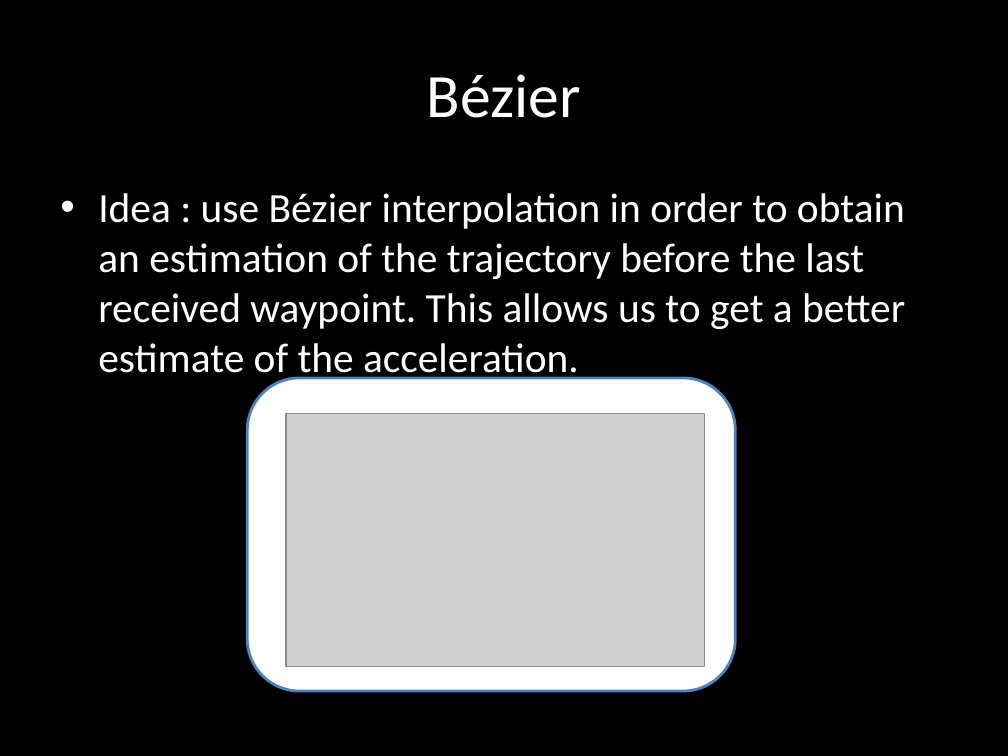
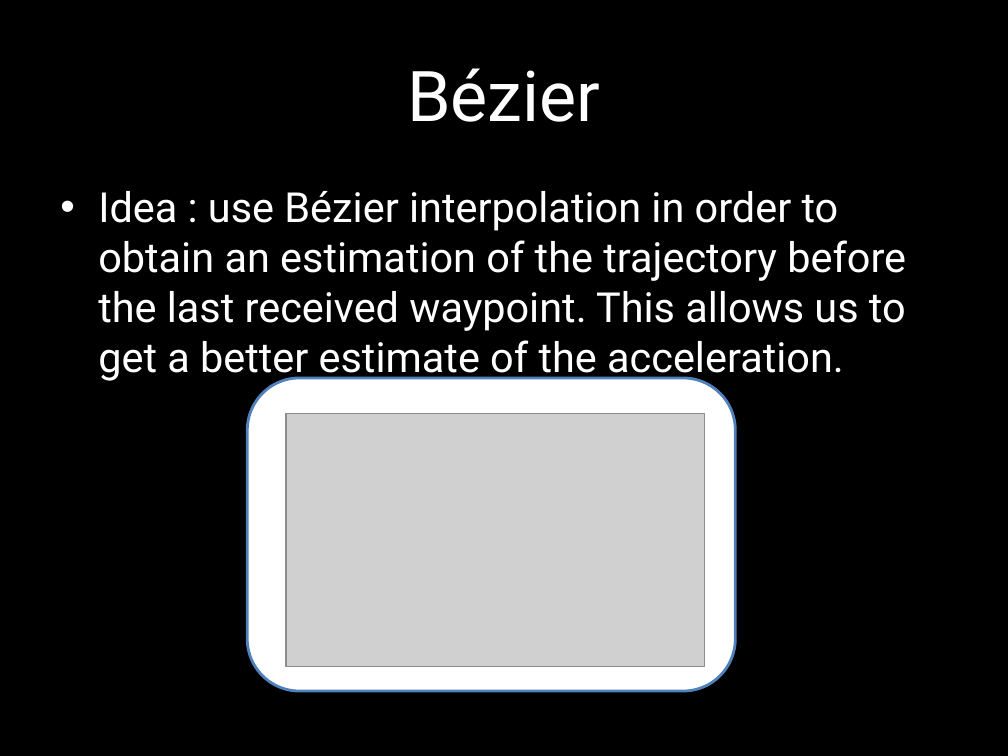
Before and after one commit to SyrianSpock/project-quadrotor-chase, a slide deck: slide 6 of Presentation/Presentation.pptx. Drawn at 1008x756 pixels with LibreOffice and Linux fonts; fonts in the diff are those of the drawing; grey boxes stand for pictures. Boxes give left, top, right and bottom in pixels: in the first picture for what was removed or moved away, otherwise in the second. Text is boxed around its words. In the diff, an @@ line names an element or a change of style, - is before the commit and + after.

```diff
--- a/Presentation/Presentation.pptx
+++ b/Presentation/Presentation.pptx
@@ title "Bézier" at [407,68,600,122]: size 44 to 50 pt, font Calibri to Roboto @@
@@ text "Idea : use Bézier interpolation ..." at [98,191,906,383]: font Calibri to Roboto @@
```
Also in this commit, not shown: 8 other slides changed, 5 other files.
